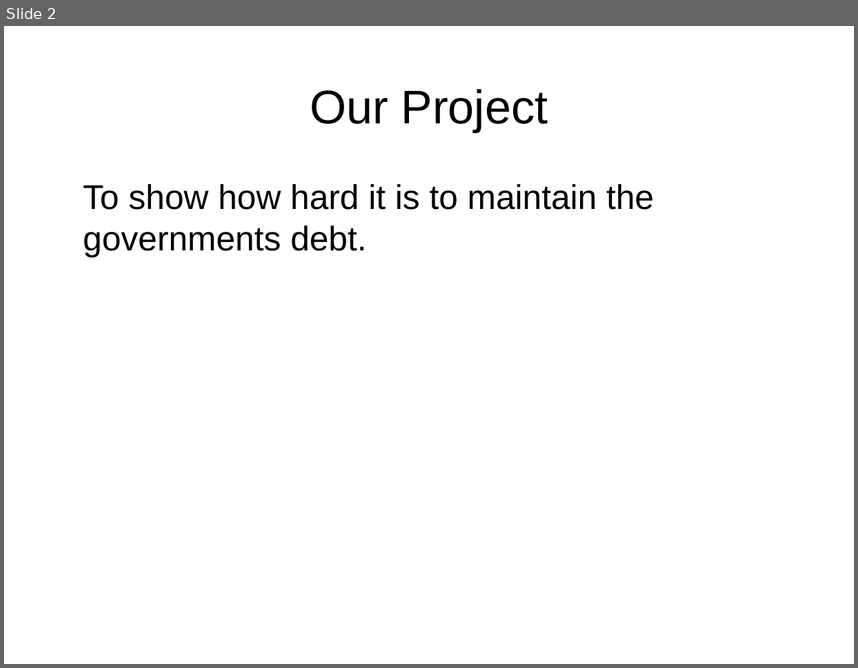
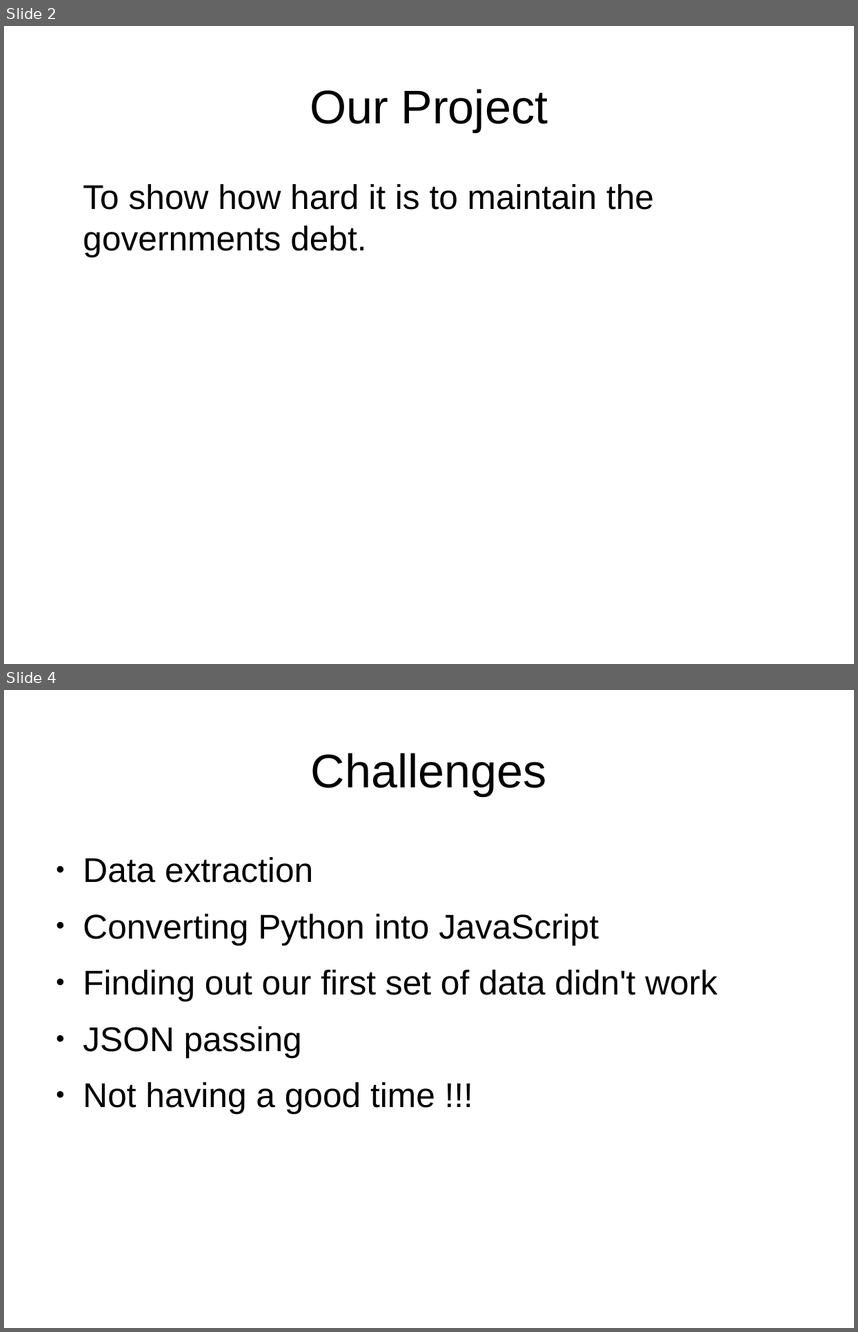
Before and after one commit to Gallefray/YRS-FOC-2014, a slide deck: Presentation.odp. Shown one above the other, each under a label of ours: slide 2 before the commit, slides 2 and 4 after it; the slides between them are not shown. The pictures are 858x668 and 858x1332 pixels, drawn with LibreOffice and Linux fonts; fonts in the diff are those of the drawing. Boxes give left, top, right and bottom in pixels: in the first picture for what was removed or moved away, otherwise in the second. Text is boxed around its words. In the diff, an @@ line names an element or a change of style, - is before the commit and + after.

```diff
--- a/Presentation.odp
+++ b/Presentation.odp
@@ slide 4 added at box(4, 690, 854, 1328), background #FFFFFF @@
@@ title added at box(311, 753, 547, 796), 44 pt, text #000000 @@
+Challenges
@@ text added at box(83, 857, 717, 1114), 32 pt, text #000000 @@
+● Data extraction
+● Converting Python into JavaScript
+● Finding out our first set of data didn't work
+● JSON passing
+● Not having a good time !!!
```
Also in this commit, not shown: 1 other slide added, 2 slides removed, 1 other file.
